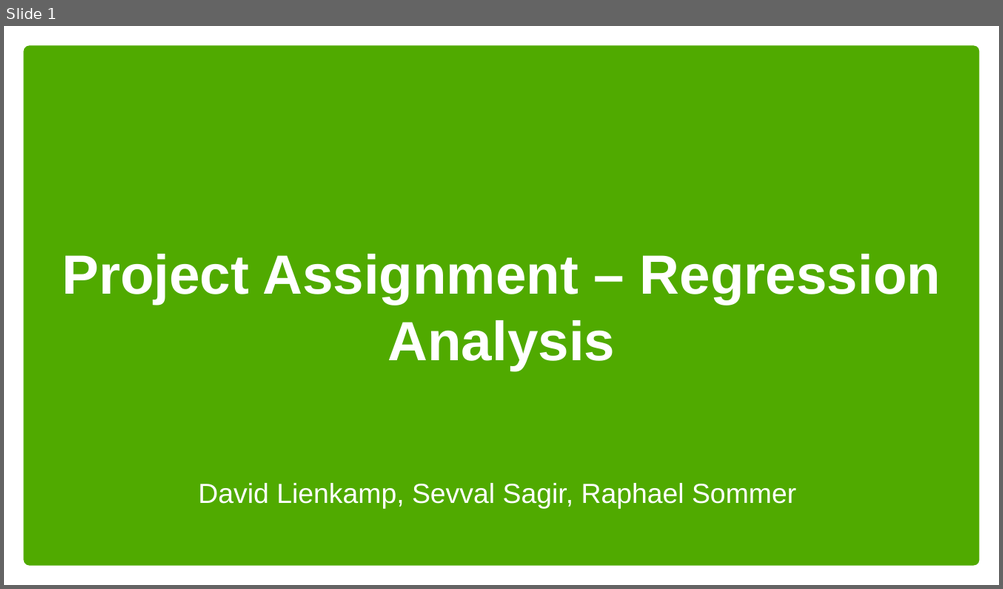
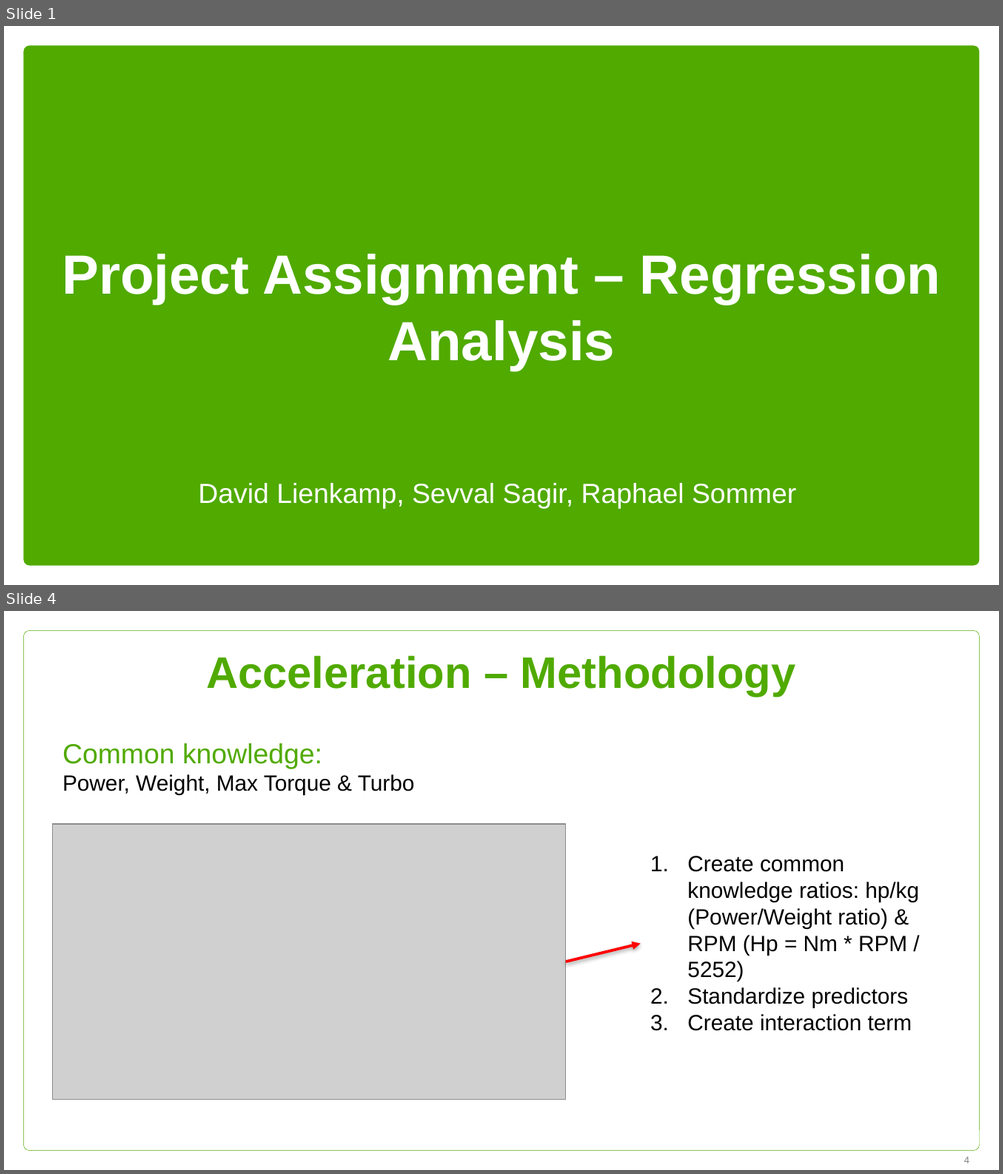
Before and after one commit to sevvalsagir/MA213B-Seminar-2, a slide deck: Project Assignment - Regression Analysis.pptx. Shown one above the other, each under a label of ours: slide 1 before the commit, slides 1 and 4 after it; the slides between them are not shown. The pictures are 1003x589 and 1003x1174 pixels, drawn with LibreOffice and Linux fonts; fonts in the diff are those of the drawing; grey boxes stand for pictures; background and template pictures are left out. Boxes give left, top, right and bottom in pixels: in the first picture for what was removed or moved away, otherwise in the second. Text is boxed around its words. In the diff, an @@ line names an element or a change of style, - is before the commit and + after.

```diff
--- a/Project Assignment - Regression Analysis.pptx
+++ b/Project Assignment - Regression Analysis.pptx
@@ slide 4 added at [4, 611, 999, 1170], background #FFFFFF @@
@@ rounded rectangle added at [24, 631, 979, 1151], outline #50AA00 0.25 pt @@
@@ title added at [206, 655, 795, 697], 32 pt, text #50AA00, bold @@
+Acceleration – Methodology
@@ text added at [62, 743, 415, 795], 16 pt, text #000000 @@
+Common knowledge:
+Power, Weight, Max Torque & Turbo
@@ picture added at [53, 824, 566, 1099] @@
@@ text added at [687, 856, 919, 1031], 16 pt, text #000000 @@
+1. Create common knowledge ratios: hp/kg (Power/Weight ratio) & RPM (Hp = Nm * RPM / 5252)
+2. Standardize predictors
+3. Create interaction term
@@ arrow added from (566, 962) to (640, 944), #FF0000 2 pt @@
@@ page number added at [964, 1157, 969, 1164], 7 pt, text #808080 @@
+4
```
Also in this commit, not shown: 2 slides changed, 14 other slides added, 8 slides removed, 3 other files.
